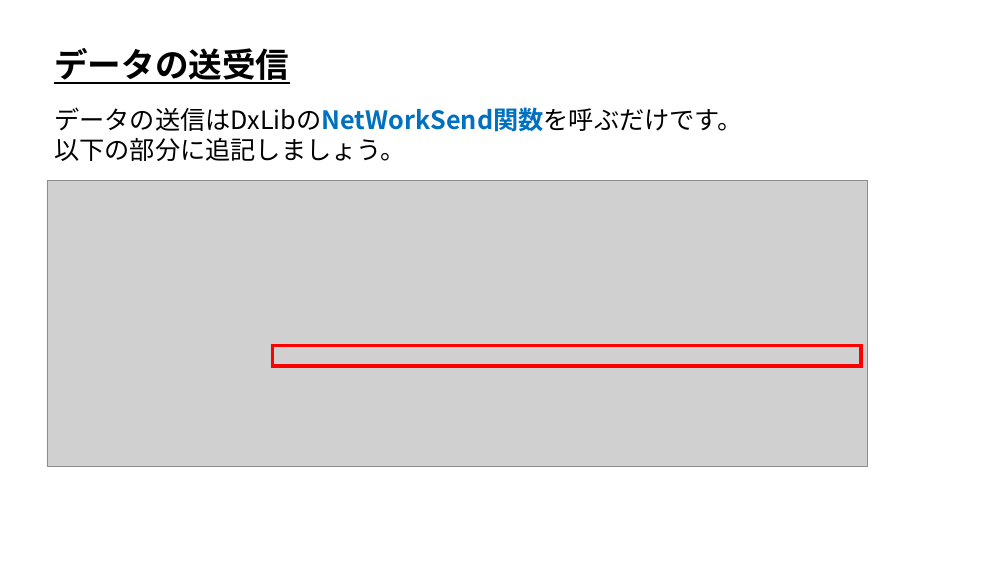
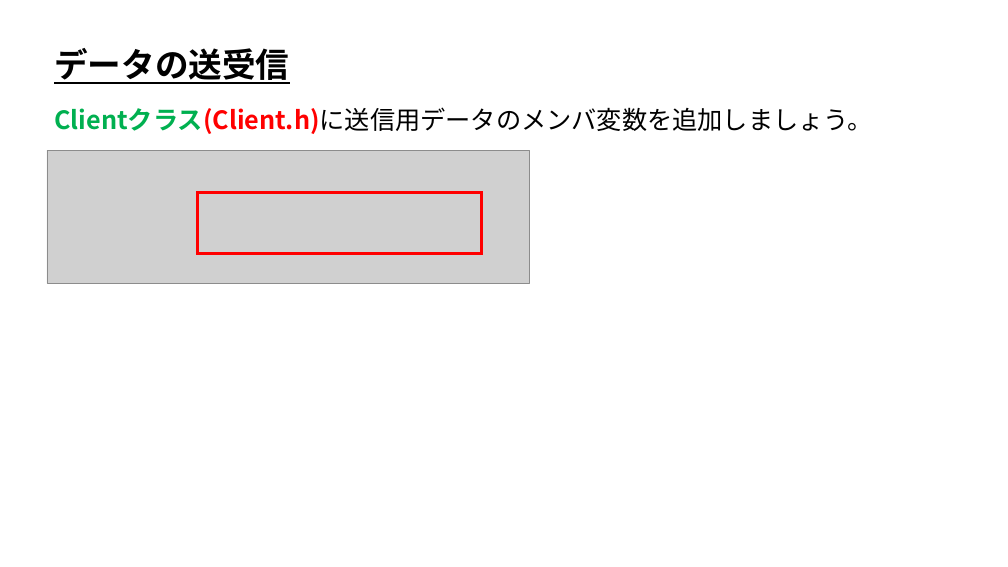
Before and after one commit to ArakiYusuke-Ohara/Textbook, a slide deck: slide 4 of ゲーム科3年/00_前期/オンラインゲームプログラミングⅠ/02_データの送受信.pptx (slide 5 before the commit). Drawn at 1008x567 pixels with LibreOffice and Linux fonts; fonts in the diff are those of the drawing; grey boxes stand for pictures. Boxes give left, top, right and bottom in pixels: in the first picture for what was removed or moved away, otherwise in the second. Text is boxed around its words. In the diff, an @@ line names an element or a change of style, - is before the commit and + after.

```diff
--- a/ゲーム科3年/00_前期/オンラインゲームプログラミングⅠ/02_データの送受信.pptx
+++ b/ゲーム科3年/00_前期/オンラインゲームプログラミングⅠ/02_データの送受信.pptx
@@ text at [54,107,872,134]: text changed @@
-データの送信はDxLibのNetWorkSend関数を呼ぶだけです。
-以下の部分に追記しましょう。
+Clientクラス(Client.h)に送信用データのメンバ変数を追加しましょう。
@@ picture added at [47,150,529,284] @@
@@ picture removed at [47,181,867,467] @@
@@ rectangle: place and size @@
-rectangle at [272,345,861,366]
+rectangle at [197,193,482,253]
```
Also in this commit, not shown: 4 other slides changed, 3 slides added, 2 slides removed.
